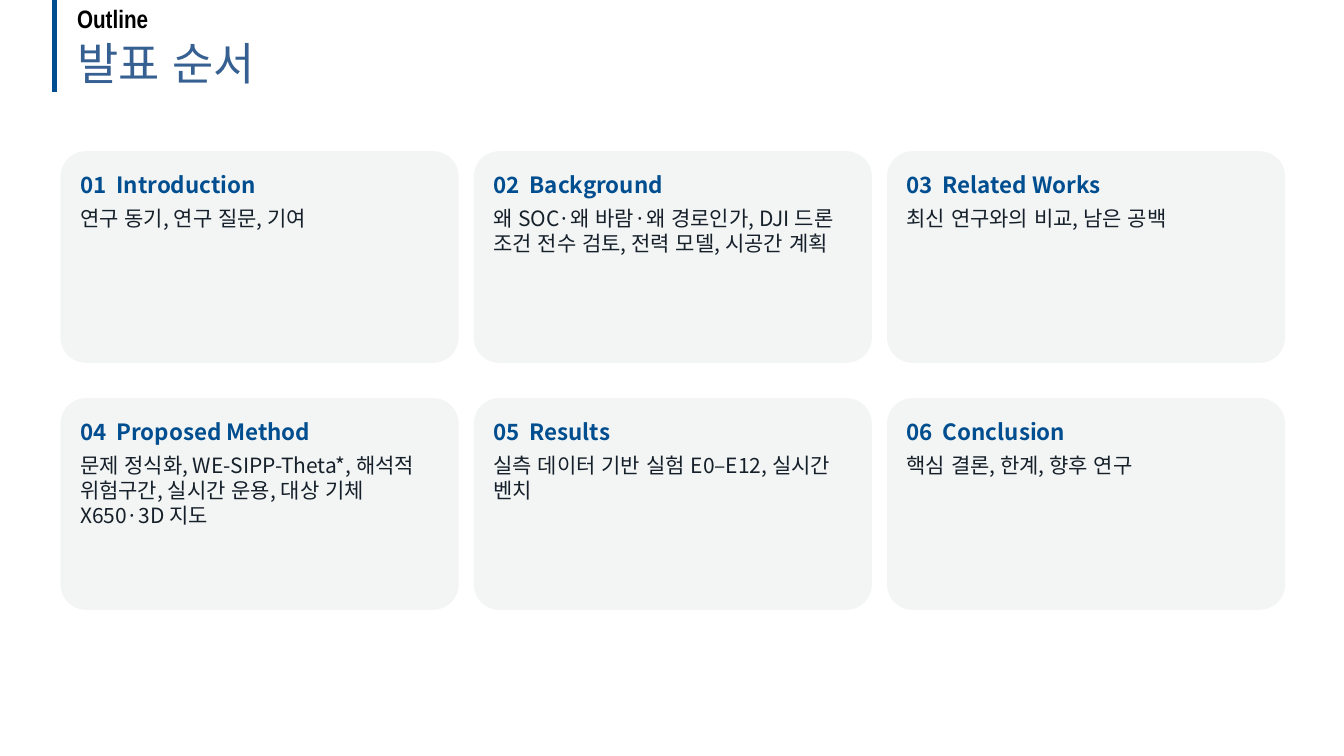
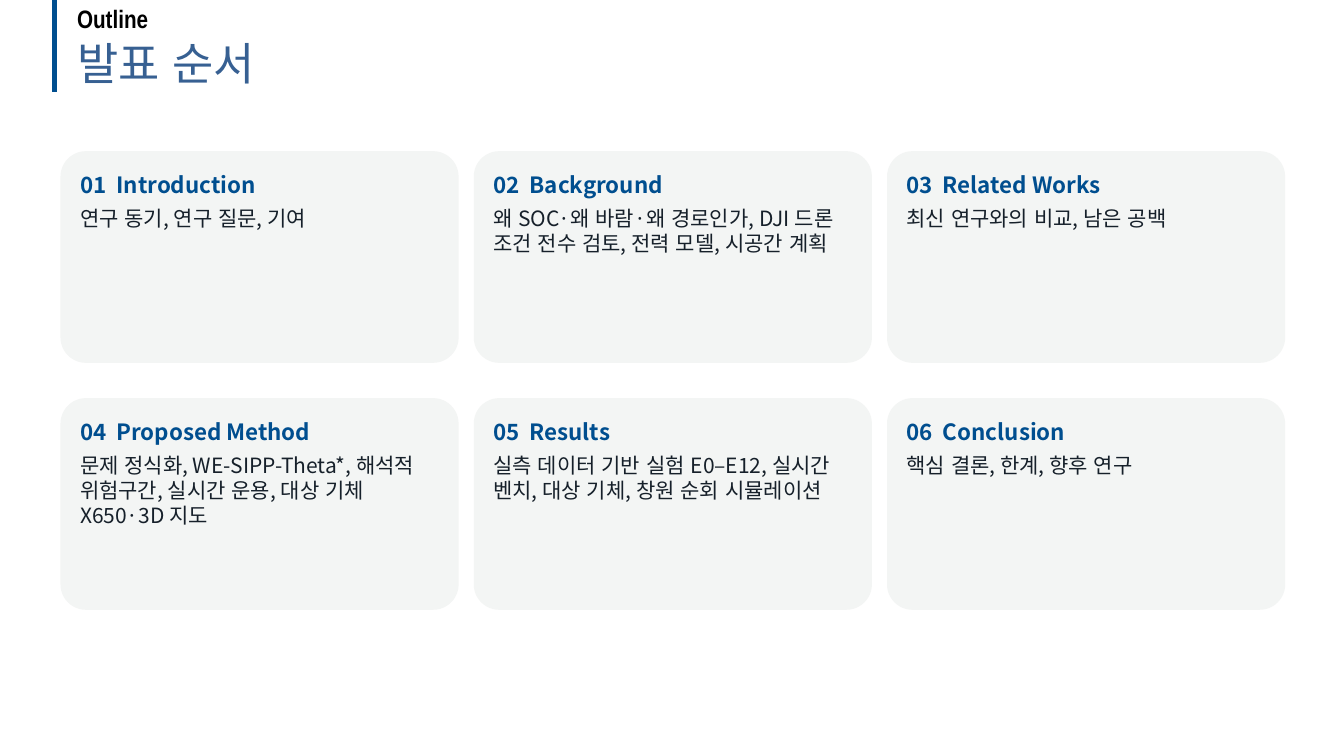
Before and after one commit to dnfl5345/Drone_path_opt, a slide deck: slide 2 of docs/drone_soc_academic_talk.pptx. Drawn at 1344x756 pixels with LibreOffice and Linux fonts; fonts in the diff are those of the drawing; background and template pictures are left out. Boxes give left, top, right and bottom in pixels: in the first picture for what was removed or moved away, otherwise in the second. Text is boxed around its words. In the diff, an @@ line names an element or a change of style, - is before the commit and + after.

```diff
--- a/docs/drone_soc_academic_talk.pptx
+++ b/docs/drone_soc_academic_talk.pptx
@@ text in rounded rectangle at (x1=493, y1=455, x2=830, y2=502): text changed @@
-실측 데이터 기반 실험 E0–E12, 실시간 벤치
+실측 데이터 기반 실험 E0–E12, 실시간 벤치, 대상 기체, 창원 순회 시뮬레이션
```
Also in this commit, not shown: 3 other slides changed, 2 slides added, 1 other file.
